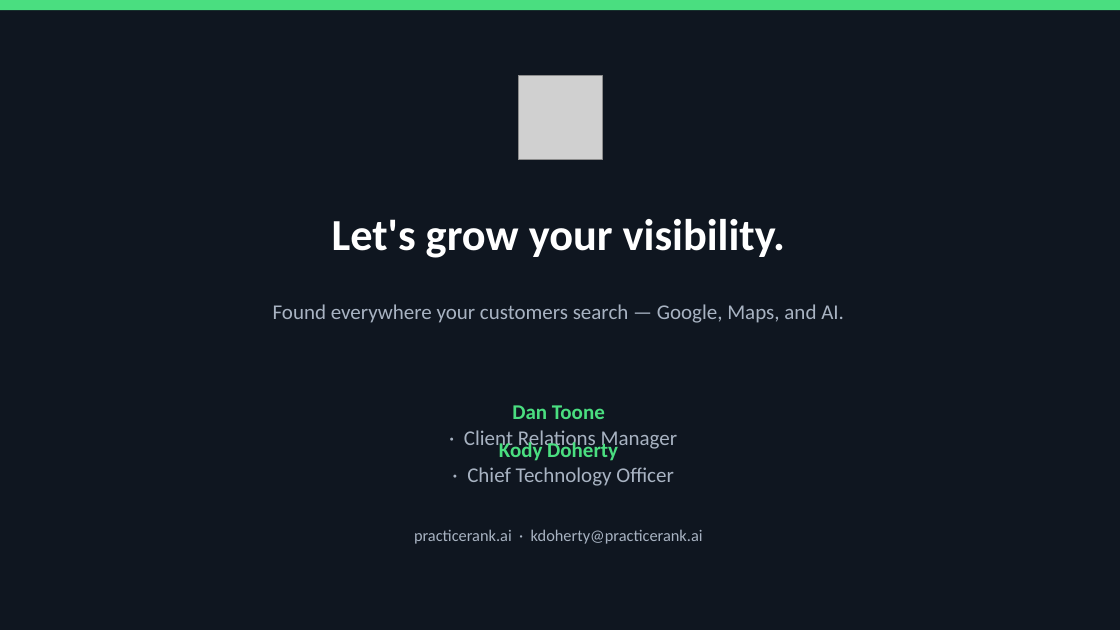
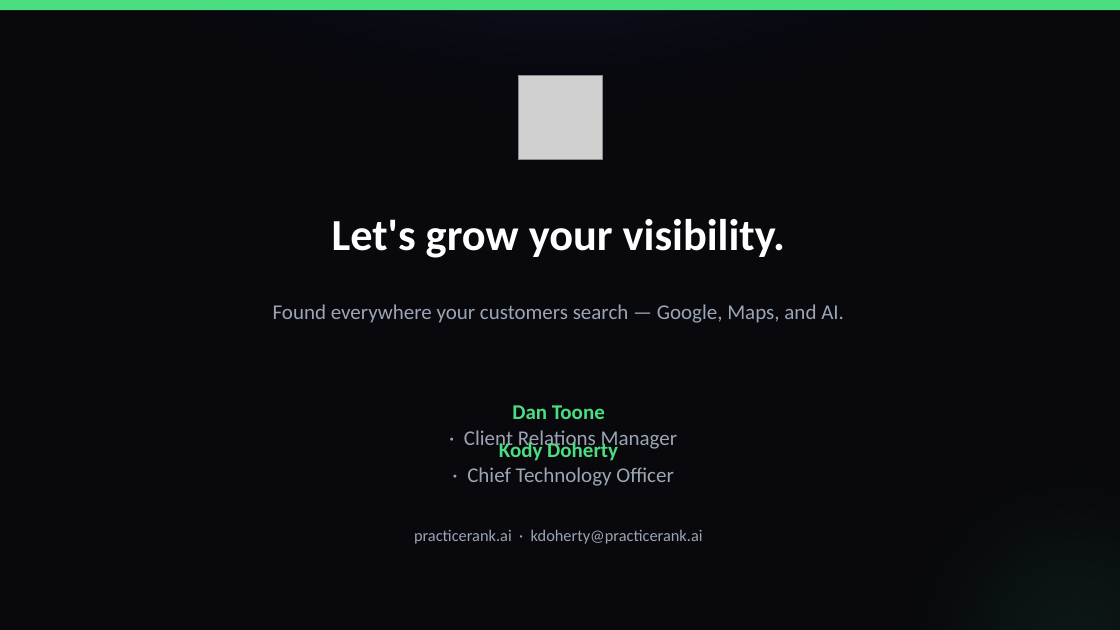
Before and after one commit to sathvik-vadlakunta/inCentivee, a slide deck: slide 13 of deliverables/PracticeRank-SEO-Strategy-Paradigm-Experts.pptx. Drawn at 1120x630 pixels with LibreOffice and Linux fonts; fonts in the diff are those of the drawing; grey boxes stand for pictures. Boxes give left, top, right and bottom in pixels: in the first picture for what was removed or moved away, otherwise in the second. Text is boxed around its words. In the diff, an @@ line names an element or a change of style, - is before the commit and + after.

Commit message:
deck: rebrand to practicerank.ai dark mode (near-black + radial glows + green)
Match the site's dark aesthetic and elevate: #08080d base, soft radial navy
glow (top) + faint green corner glow via soft-edge ellipses, subtle card
borders, green tick + accent rule on section headings, per-slide footer with
logo mark + page number. Refined palette (white 86%/muted/faint text).

```diff
--- a/deliverables/PracticeRank-SEO-Strategy-Paradigm-Experts.pptx
+++ b/deliverables/PracticeRank-SEO-Strategy-Paradigm-Experts.pptx
@@ rectangle at box(0, 0, 1120, 630): fill #0F1620 to #08080D @@
@@ ellipse added at box(0, 0, 1120, 155), fill #16213E at 46% opacity @@
@@ text "Found everywhere your customers search ..." at box(273, 304, 844, 323): text colour #A8B3C2 to #9AA6B4 @@
@@ ellipse added at box(781, 344, 1120, 630), fill #4ADE80 at 12% opacity @@
@@ text at box(464, 430, 677, 451): text colour #A8B3C2 to #9AA6B4 in "· Client Relations Manager" @@
@@ text at box(467, 467, 673, 486): text colour #A8B3C2 to #9AA6B4 in "· Chief Technology Officer" @@
@@ text "practicerank.ai · kdoherty@practicerank.ai" at box(414, 529, 703, 544): text colour #A8B3C2 to #9AA6B4 @@
```
Also in this commit, not shown: 12 other slides changed, 1 other file.
